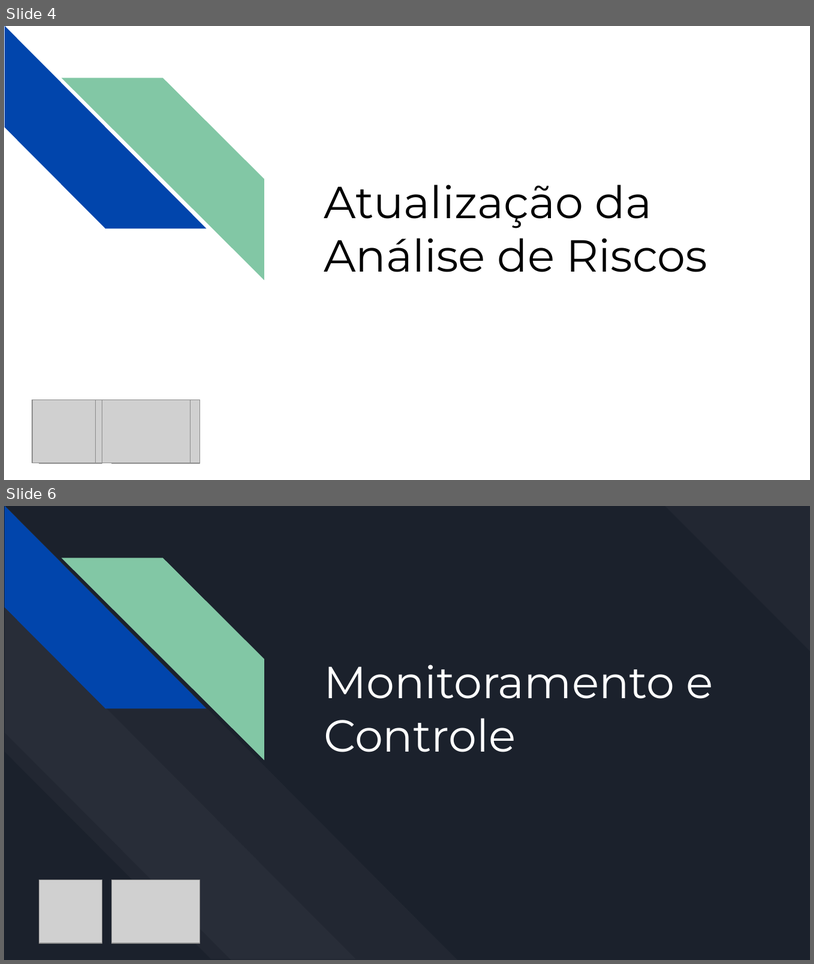
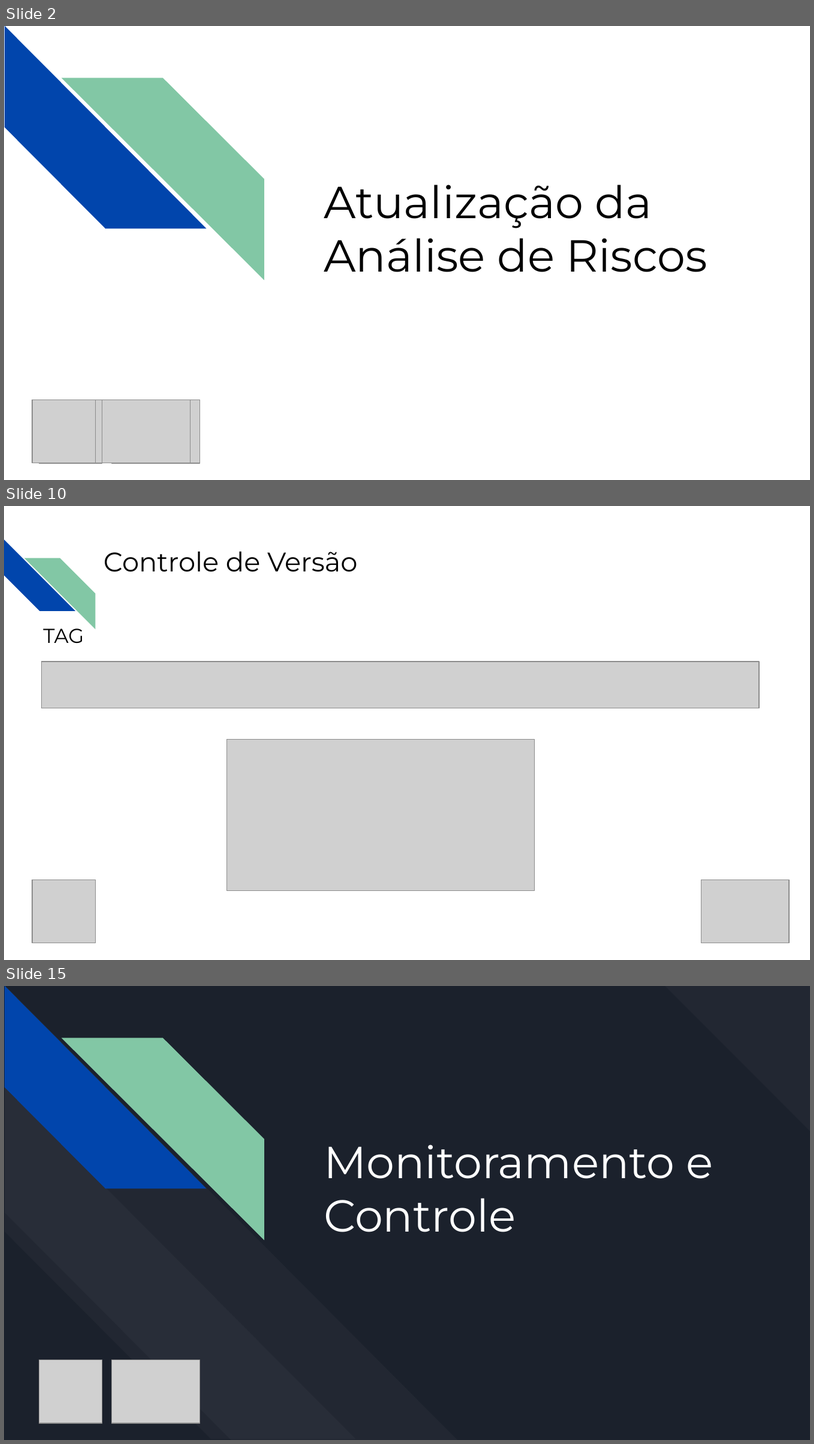
Before and after one commit to junglejf/Damas, a slide deck: ES 2 Python Files/Apresentação 2.pptx. Shown one above the other, each under a label of ours: slides 4 and 6 before the commit, slides 2, 10 and 15 after it; the slides between them are not shown. The pictures are 814x964 and 814x1444 pixels, drawn with LibreOffice and Linux fonts; fonts in the diff are those of the drawing; grey boxes stand for pictures. Boxes give left, top, right and bottom in pixels: in the first picture for what was removed or moved away, otherwise in the second. Text is boxed around its words. In the diff, an @@ line names an element or a change of style, - is before the commit and + after.

```diff
--- a/ES 2 Python Files/Apresentação 2.pptx
+++ b/ES 2 Python Files/Apresentação 2.pptx
@@ slide 10 added at [4,506,810,960], background #FFFFFF @@
@@ diag stripe added at [4,540,75,611], fill #0145AC @@
@@ diag stripe added at [24,558,95,628], fill #82C7A5 @@
@@ text added at [104,551,357,572], 24 pt, text #000000 @@
+Controle de Versão
@@ text added at [43,628,84,643], 18 pt, text #000000 @@
+TAG
@@ picture added at [42,661,759,708] @@
@@ picture added at [227,739,536,891] @@
@@ picture added at [32,879,95,942] @@
@@ picture added at [702,879,789,942] @@
@@ what was slide 4 is now slide 2 @@
@@ what was slide 6 is now slide 15 @@
```
Also in this commit, not shown: 4 slides changed, 15 other slides added, 7 slides removed.
